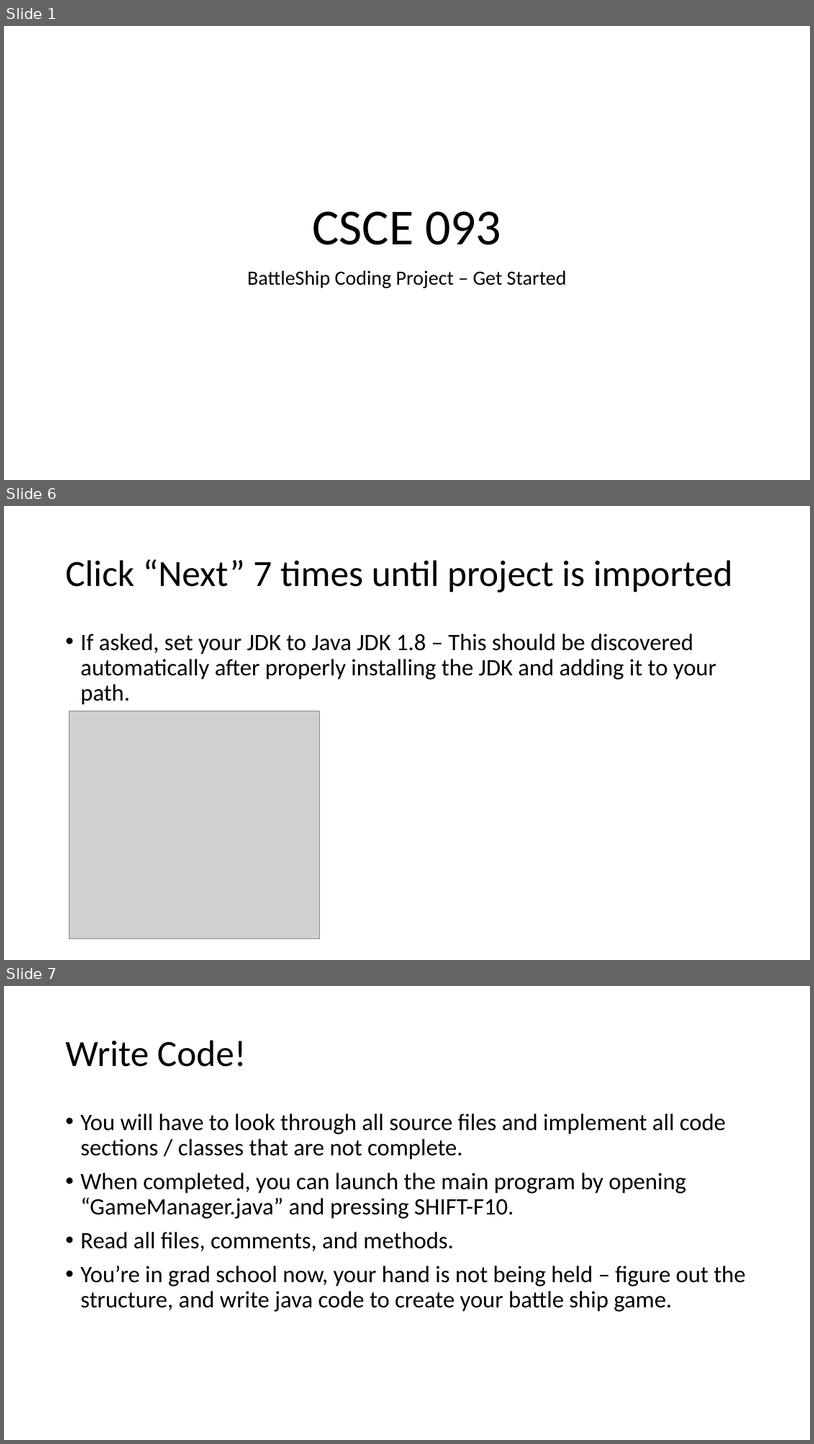
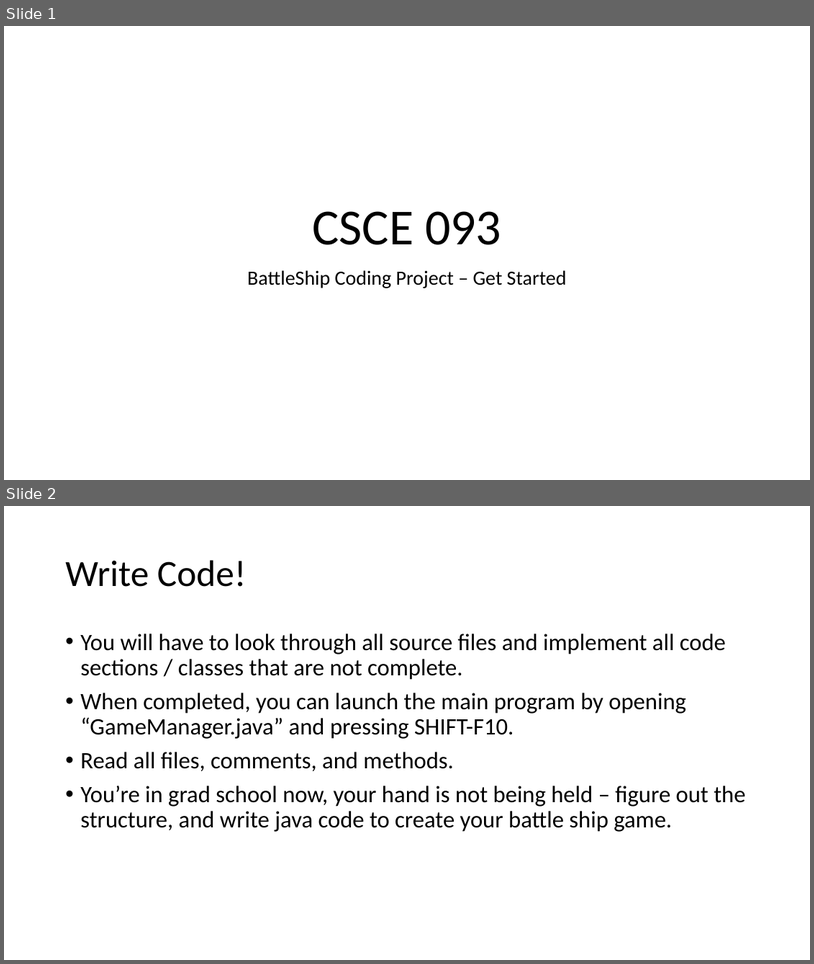
Before and after one commit to oxbot/battleship, a slide deck: BattleShip/Get Started Programming Battleship.pptx. Shown one above the other, each under a label of ours: slides 1, 6 and 7 before the commit, slides 1 and 2 after it; the slides between them are not shown. The pictures are 814x1444 and 814x964 pixels, drawn with LibreOffice and Linux fonts; fonts in the diff are those of the drawing; grey boxes stand for pictures. Boxes give left, top, right and bottom in pixels: in the first picture for what was removed or moved away, otherwise in the second. Text is boxed around its words. In the diff, an @@ line names an element or a change of style, - is before the commit and + after.

```diff
--- a/BattleShip/Get Started Programming Battleship.pptx
+++ b/BattleShip/Get Started Programming Battleship.pptx
@@ slide 6 removed at (4,506,810,960), background #FFFFFF @@
@@ title removed at (65,559,733,592) @@
-Click “Next” 7 times until project is imported
@@ text removed at (80,633,717,705) @@
-• If asked, set your JDK to Java JDK 1.8 – This should be discovered automatically after properly installing the JDK and adding it to your path.
@@ picture removed at (70,711,320,939) @@
@@ what was slide 7 is now slide 2 @@
```
Also in this commit, not shown: 4 other slides removed, 4 other files.
